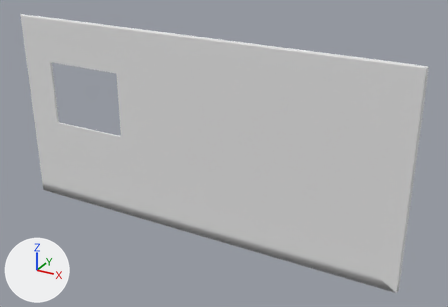
The OBJ model models/casa/paredecomjanela.obj as it was, and as the next commit left it.
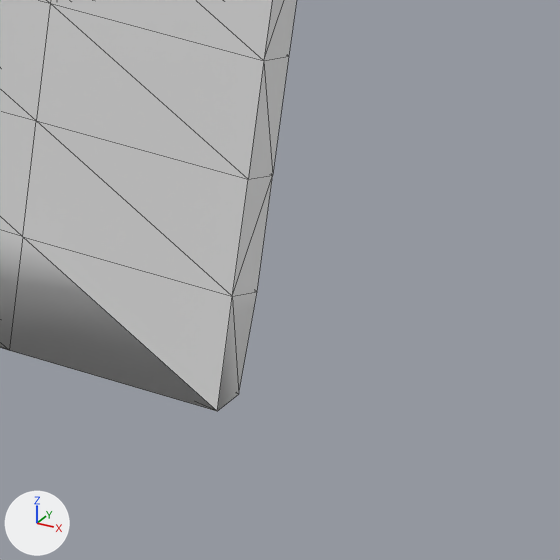
Old and new are each drawn whole from a 50 mm lens placed at (103.9, -92.9, 117.5), pointed at (10.3, 77.2, 32.4) and again close up on the part from 84% to 96% of the width and 83% to 100% of the height. Arrows for +X, +Y and +Z are at lower left; the lights stay in place. The close-ups show mesh edges as thin lines. Where no turn or scale is listed for an object, it has been applied to the vertices.

Names of what the first close-up shows: 'Plano.002'.
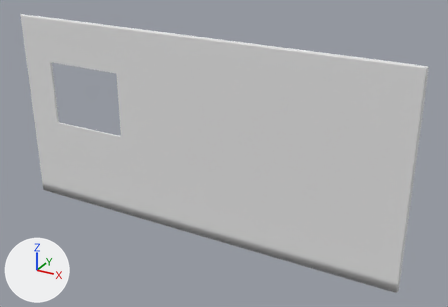
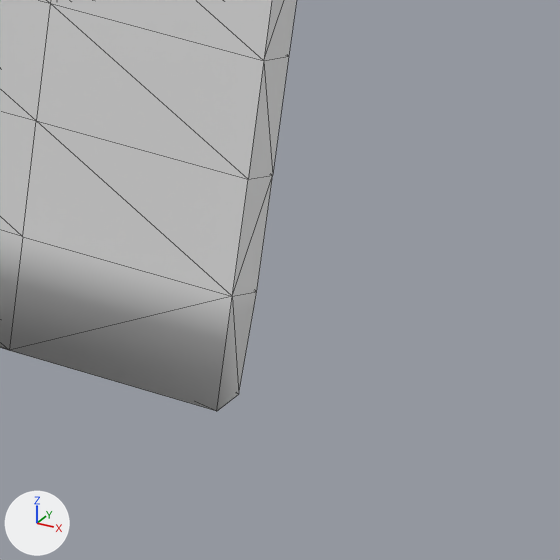
The newer file is also turned or shifted as a whole; pictures and numbers use the older file's frame.

What the commit changed:
me_plano_002 has 910 vertices, 1820 faces and spans x -73.7..74.3, y 73.2..74.0, z -0.1..72.5.
me_plano_002 is used by ob_plano_002; location (0.0, 0.0, 0.0).
Verts and faces of me_plano_002; kept vertices keep their numbers, new ones are numbered from 910.
Before the commit, vertices of me_plano_002: 2 (67.6, 73.2, 3.9) at pixel (22, 236), 3 (73.7, 73.2, -0.1) at pixel (217, 411), 4 (73.7, 73.2, 3.9) at pixel (232, 296), 6 (67.6, 73.2, -0.1) at pixel (9, 350).
Part 1, on me_plano_002:
Faces deleted: (2, 3, 4), (2, 6, 3).
New faces: (3, 4, 6), (2, 6, 4).

Where the change shows, as pixel boxes [x1, y1, x2, y2] in the close-ups (560 x 560 px; the box of a moved part takes in the faces that stretch with it):
part 1 of me_plano_002, moved or reshaped: [9, 237, 232, 411] in both
